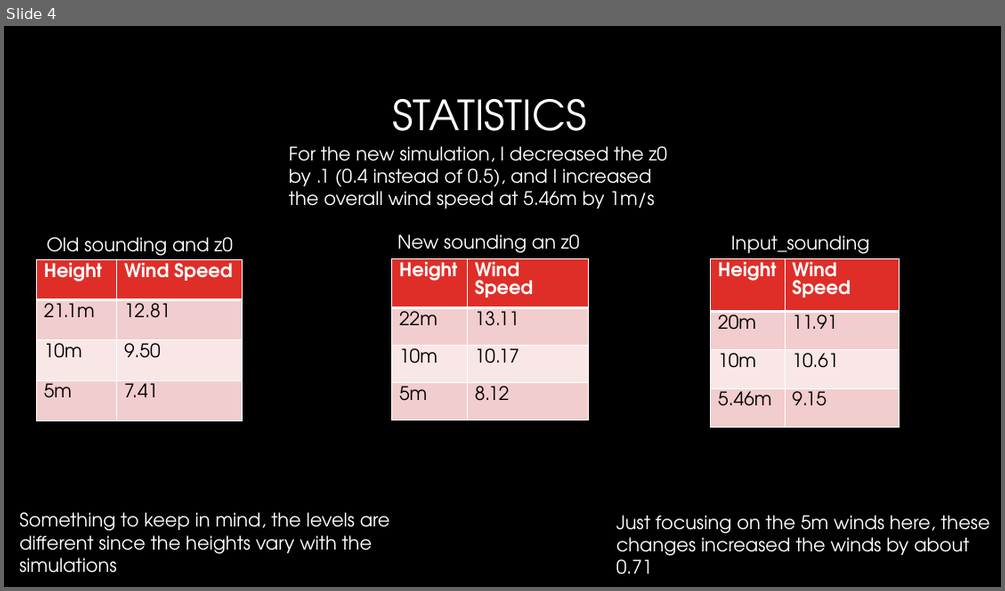
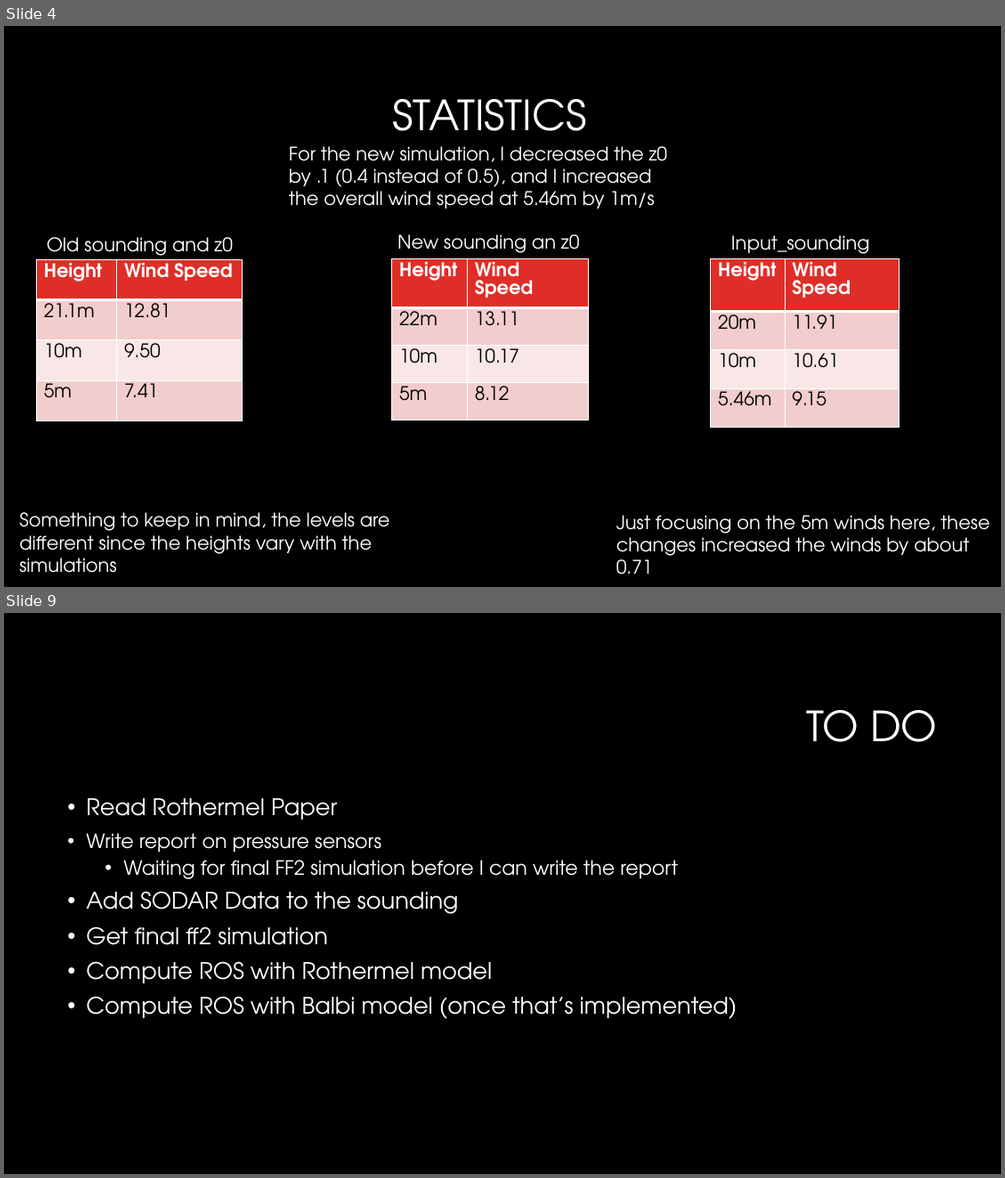
Before and after one commit to Jeremy-Benik/Meeting_Notes, a slide deck: 09022022_Presentation.pptx. Shown one above the other, each under a label of ours: slide 4 before the commit, slides 4 and 9 after it; the slides between them are not shown. The pictures are 1005x591 and 1005x1178 pixels, drawn with LibreOffice and Linux fonts; fonts in the diff are those of the drawing; background and template pictures are left out. Boxes give left, top, right and bottom in pixels: in the first picture for what was removed or moved away, otherwise in the second. Text is boxed around its words. In the diff, an @@ line names an element or a change of style, - is before the commit and + after.

```diff
--- a/09022022_Presentation.pptx
+++ b/09022022_Presentation.pptx
@@ slide 9 added at box(4, 613, 1001, 1174), background #000000 @@
@@ title added at box(807, 710, 937, 742), 40 pt, text #FFFFFF @@
+TO DO
@@ text added at box(86, 798, 737, 1019), 22 pt, text #FFFFFF @@
+• Read Rothermel Paper
+• Write report on pressure sensors
+  • Waiting for final FF2 simulation before I can write the report
+• Add SODAR Data to the sounding
+• Get final ff2 simulation
+• Compute ROS with Rothermel model
+• Compute ROS with Balbi model (once that’s implemented)
```
Also in this commit, not shown: 1 slide changed, 4 other slides added, 1 slide removed.
